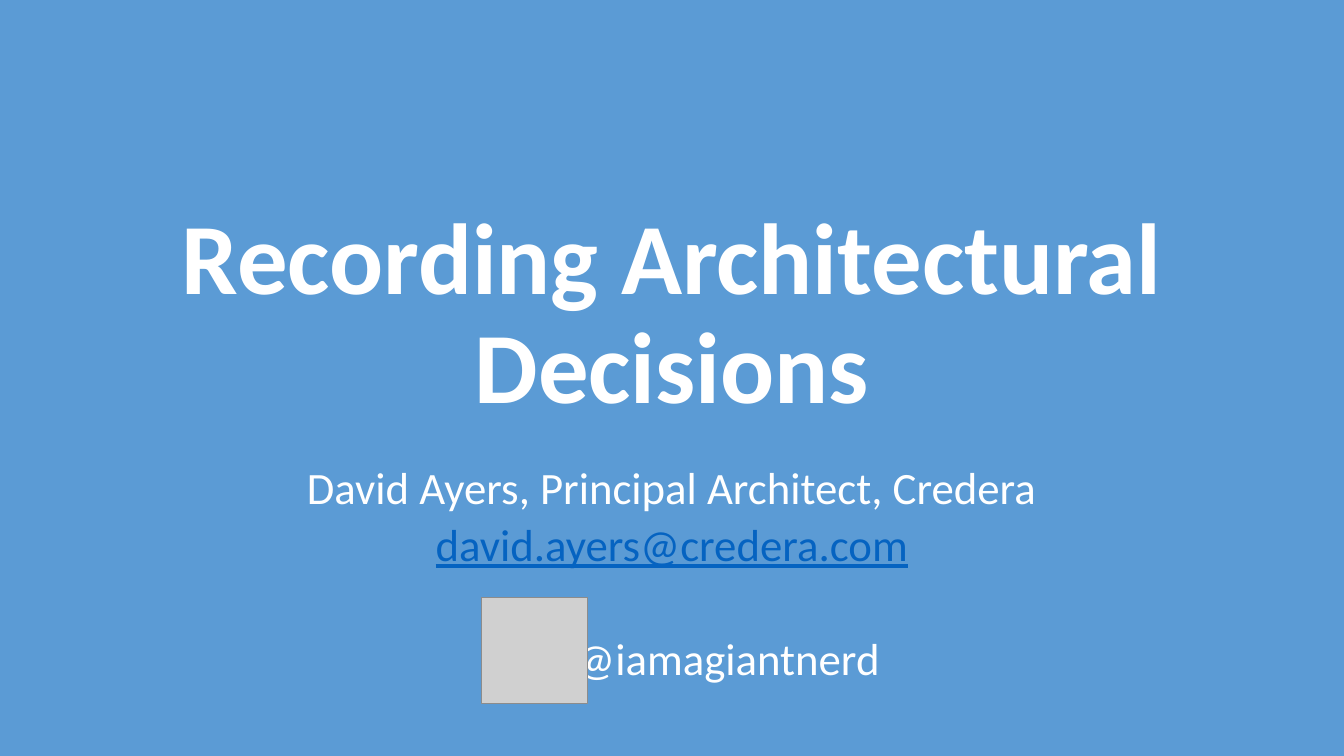
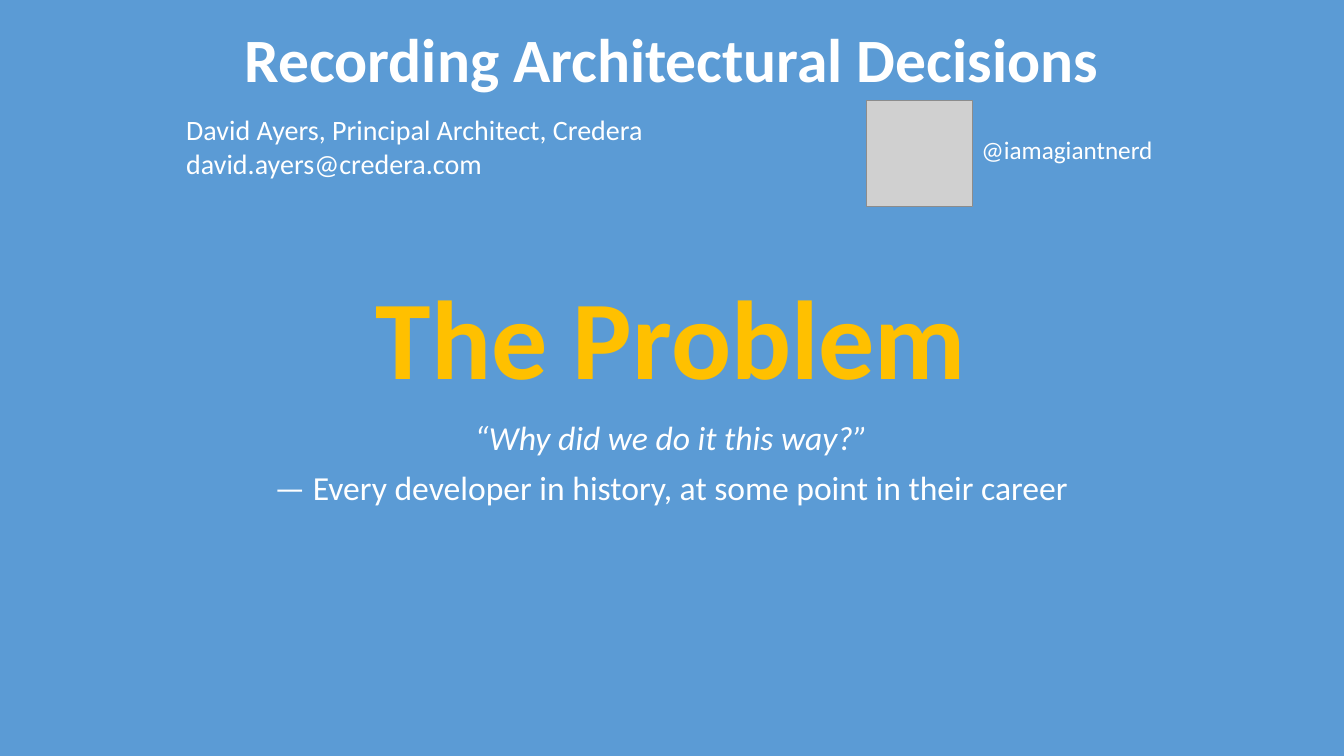
Before and after one commit to davidaayers/adr-talk-ignite, a slide deck: slide 1 of recording-architectural-decisions-ignite.pptx. Drawn at 1344x756 pixels with LibreOffice and Linux fonts; fonts in the diff are those of the drawing; grey boxes stand for pictures. Boxes give left, top, right and bottom in pixels: in the first picture for what was removed or moved away, otherwise in the second. Text is boxed around its words. In the diff, an @@ line names an element or a change of style, - is before the commit and + after.

```diff
--- a/recording-architectural-decisions-ignite.pptx
+++ b/recording-architectural-decisions-ignite.pptx
@@ title "Recording Architectural Decisions": place and size @@
-title "Recording Architectural Decisions" at <box>182,223,1161,404</box>
+title "Recording Architectural Decisions" at <box>244,39,1098,93</box>
@@ title "Recording Architectural Decisions" at <box>244,39,1098,93</box>: size 72 to 44 pt @@
@@ text "David Ayers, Principal Architect, Credera": place and size @@
-text "David Ayers, Principal Architect, Credera" at <box>307,473,1036,687</box>
+text "David Ayers, Principal Architect, Credera" at <box>186,120,643,179</box>
@@ text "David Ayers, Principal Architect, Credera" at <box>186,120,643,179</box>: size 32 to 20 pt; text colour #0563C1 to #FFFFFF, underline off in "david.ayers@credera.com"; alignment centre to left; line spacing 0.8 to 1; less space between paragraphs @@
@@ picture: place and size @@
-picture at <box>482,598,588,704</box>
+picture at <box>867,101,973,207</box>
@@ text added at <box>981,141,1152,164</box>, 18 pt, text #FFFFFF @@
+@iamagiantnerd
@@ text added at <box>376,300,966,380</box>, 80 pt, text #FFC000, bold @@
+The Problem
@@ text added at <box>313,426,1067,506</box>, 24 pt, text #FFFFFF @@
+“Why did we do it this way?”
+— Every developer in history, at some point in their career
@@ text at <box>575,638,879,687</box>: paragraph removed @@
-@iamagiantnerd
```
Also in this commit, not shown: 8 other slides changed, 17 slides removed, 2 other files.
